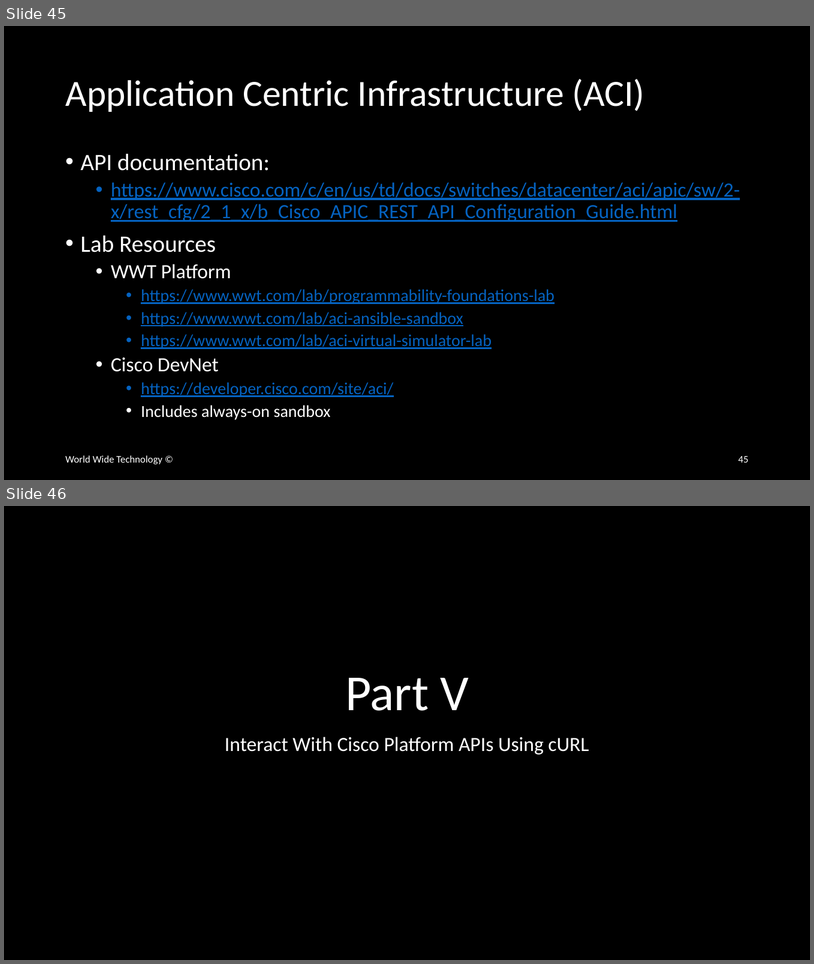
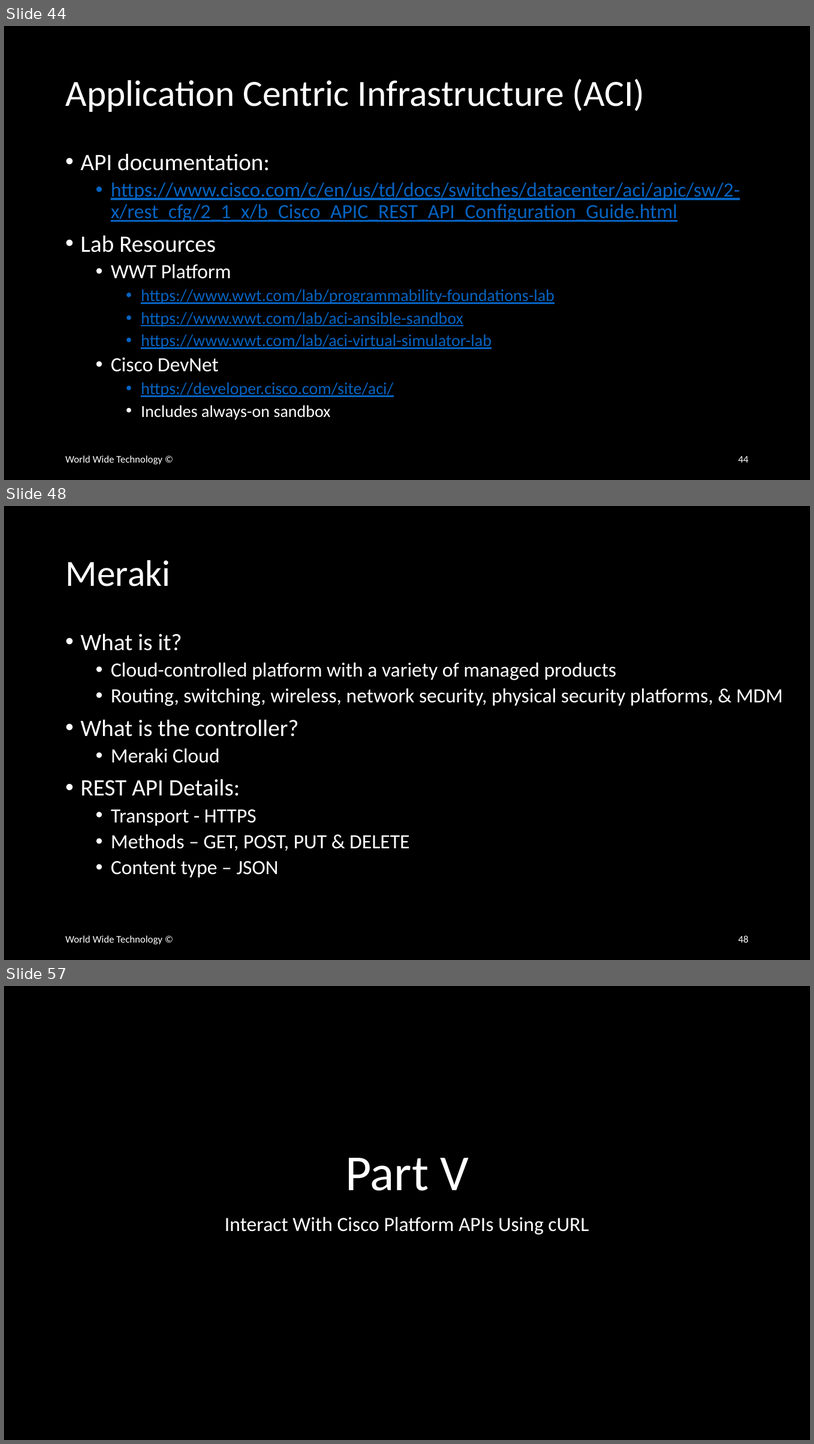
Before and after one commit to wwt/curl-requests-foundations, a slide deck: curl-requests-foundations.pptx. Shown one above the other, each under a label of ours: slides 45 and 46 before the commit, slides 44, 48 and 57 after it; the slides between them are not shown. The pictures are 814x964 and 814x1444 pixels, drawn with LibreOffice and Linux fonts; fonts in the diff are those of the drawing. Boxes give left, top, right and bottom in pixels: in the first picture for what was removed or moved away, otherwise in the second. Text is boxed around its words. In the diff, an @@ line names an element or a change of style, - is before the commit and + after.

Commit message:
Added DNAC, Meraki, Viptela, and Webex Teams slides to Platform Overview section

```diff
--- a/curl-requests-foundations.pptx
+++ b/curl-requests-foundations.pptx
@@ slide 48 added at box(4, 506, 810, 960), background #000000 @@
@@ title added at box(65, 560, 170, 586), 44 pt, text #FFFFFF @@
+Meraki
@@ text added at box(81, 633, 783, 877), 24 pt, text #FFFFFF @@
+• What is it?
+  • Cloud-controlled platform with a variety of managed products
+  • Routing, switching, wireless, network security, physical security platforms, & MDM
+• What is the controller?
+  • Meraki Cloud
+• REST API Details:
+  • Transport - HTTPS
+  • Methods – GET, POST, PUT & DELETE
+  • Content type – JSON
@@ text added at box(65, 935, 162, 944), 12 pt, text #FFFFFF @@
+World Wide Technology ©
@@ page number added at box(738, 935, 749, 942), 12 pt, text #FFFFFF @@
+48
@@ what was slide 45 is now slide 44 @@
@@ page number at box(738, 456, 749, 462): text changed @@
-45
+44
@@ what was slide 46 is now slide 57 @@
```
Also in this commit, not shown: 2 slides changed, 11 other slides added, 1 slide removed.
